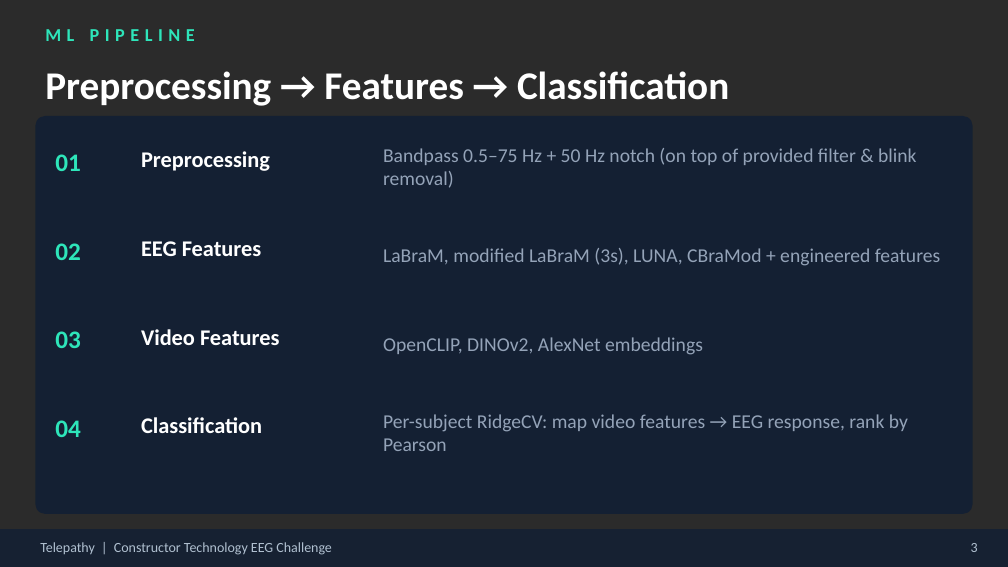
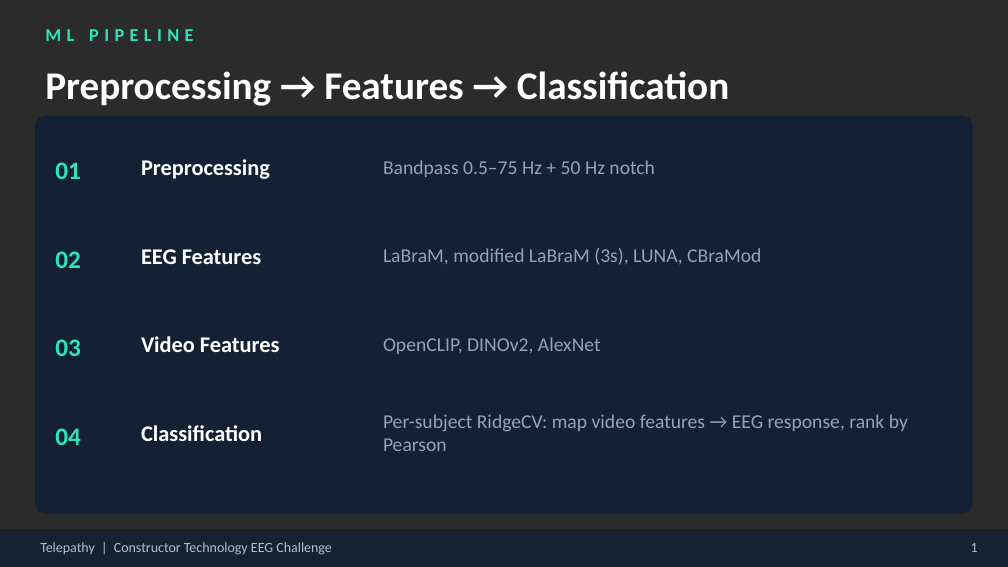
Before and after one commit to mike0609king/schubki2026, a slide deck: slide 2 of presentation/Telepathy_EEG_Hackathon_Presentation.pptx. Drawn at 1008x567 pixels with LibreOffice and Linux fonts; fonts in the diff are those of the drawing; background and template pictures are left out; a plain dark background stands for a picture behind light text. Boxes give left, top, right and bottom in pixels: in the first picture for what was removed or moved away, otherwise in the second. Text is boxed around its words. In the diff, an @@ line names an element or a change of style, - is before the commit and + after.

Commit message:
presentation: final edits to slide

```diff
--- a/presentation/Telepathy_EEG_Hackathon_Presentation.pptx
+++ b/presentation/Telepathy_EEG_Hackathon_Presentation.pptx
@@ text "ML PIPELINE" at box(45, 29, 193, 41): letter spacing 4 to 3.9 pt @@
@@ text at box(383, 160, 655, 177): text changed @@
-Bandpass 0.5–75 Hz + 50 Hz notch (on top of provided filter & blink removal)
+Bandpass 0.5–75 Hz + 50 Hz notch
@@ text at box(383, 248, 761, 265): text changed @@
-LaBraM, modified LaBraM (3s), LUNA, CBraMod + engineered features
+LaBraM, modified LaBraM (3s), LUNA, CBraMod
@@ text at box(383, 337, 601, 354): text changed @@
-OpenCLIP, DINOv2, AlexNet embeddings
+OpenCLIP, DINOv2, AlexNet
@@ 8 texts: place and size @@
-8 texts at box(55, 151, 280, 437)
+8 texts at box(55, 159, 280, 445)
@@ text at box(971, 543, 978, 552): text changed @@
-3
+1
```
Also in this commit, not shown: 5 other slides changed, 1 slide removed, 1 other file.
